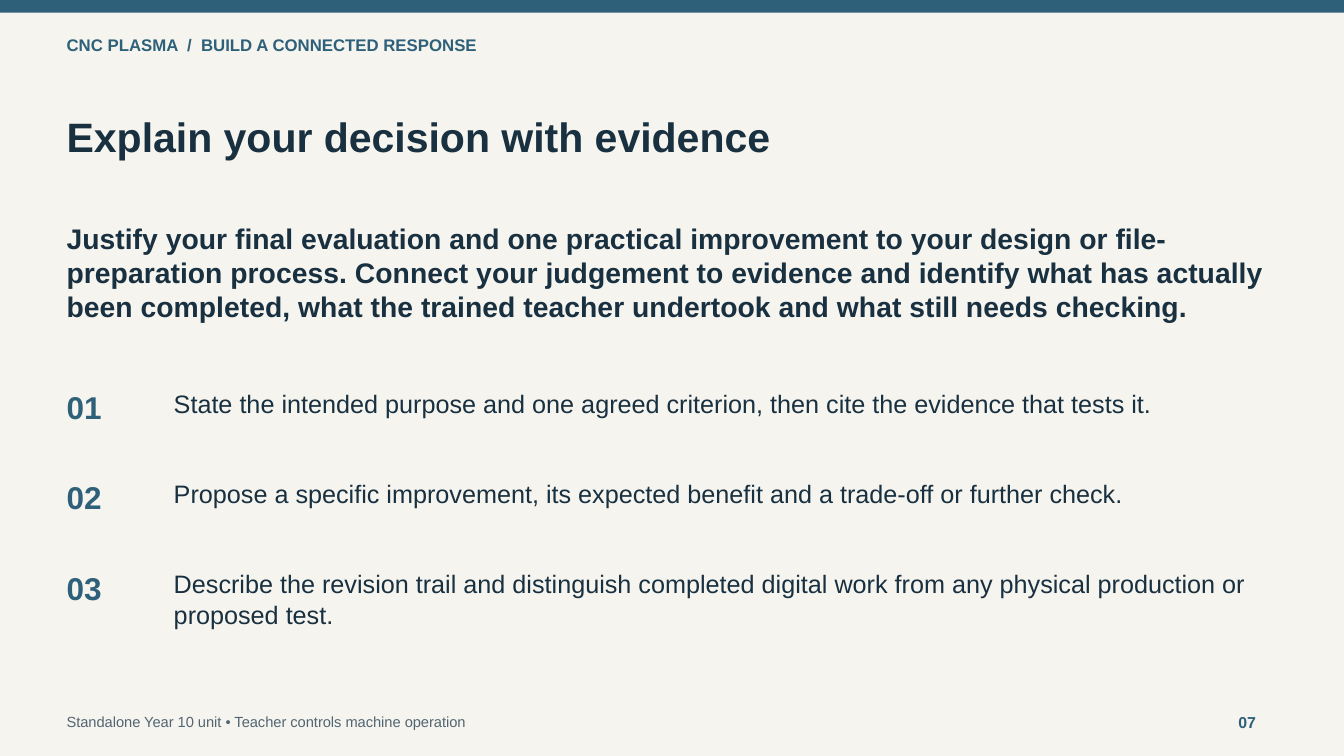
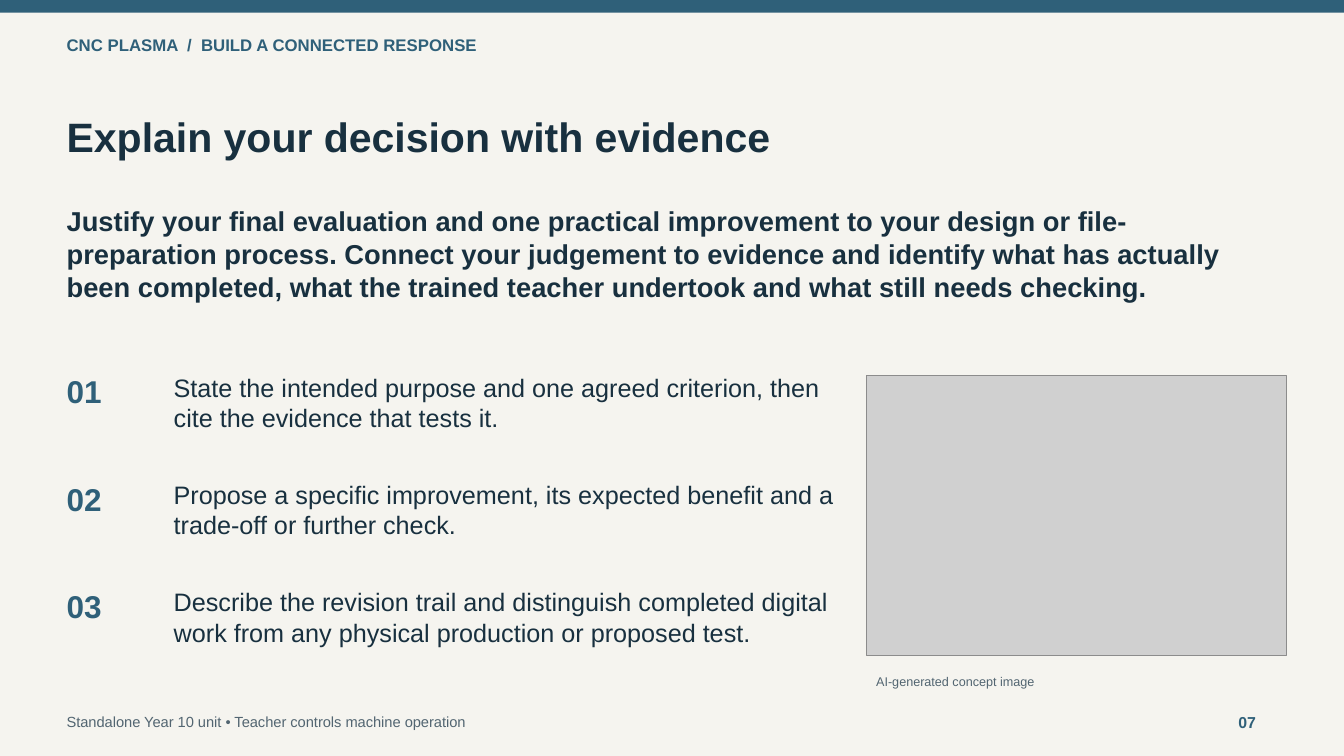
Before and after one commit to stevencowell/Main-Page, a slide deck: slide 7 of CNC-Plasma/assets/downloads/module-05-classroom.pptx. Drawn at 1344x756 pixels with LibreOffice and Linux fonts; fonts in the diff are those of the drawing; grey boxes stand for pictures. Boxes give left, top, right and bottom in pixels: in the first picture for what was removed or moved away, otherwise in the second. Text is boxed around its words. In the diff, an @@ line names an element or a change of style, - is before the commit and + after.

Commit message:
Add slide-specific images to CNC Plasma classroom PowerPoints

```diff
--- a/CNC-Plasma/assets/downloads/module-05-classroom.pptx
+++ b/CNC-Plasma/assets/downloads/module-05-classroom.pptx
@@ text "Justify your final evaluation and ...": place and size @@
-text "Justify your final evaluation and ..." at box(67, 228, 1263, 323)
+text "Justify your final evaluation and ..." at box(67, 211, 1219, 302)
@@ text "Justify your final evaluation and ..." at box(67, 211, 1219, 302): size 20.2 to 19.5 pt @@
@@ text "01": place and size @@
-text "01" at box(67, 397, 102, 420)
+text "01" at box(67, 381, 102, 404)
@@ text "State the intended purpose and ..." rewrapped from box(174, 394, 1151, 419) to box(174, 378, 819, 428) @@
@@ picture added at box(866, 376, 1287, 656) @@
@@ text "Propose a specific improvement, its ..." rewrapped from box(174, 484, 1123, 509) to box(174, 485, 833, 535) @@
@@ text "03": place and size @@
-text "03" at box(67, 578, 102, 601)
+text "03" at box(67, 596, 102, 619)
@@ text "Describe the revision trail and ..." rewrapped from box(174, 574, 1244, 629) to box(174, 592, 828, 647) @@
@@ text added at box(876, 677, 1034, 689), 9 pt, text #526571 @@
+AI-generated concept image
```
Also in this commit, not shown: 7 other slides changed, 4 other files.
